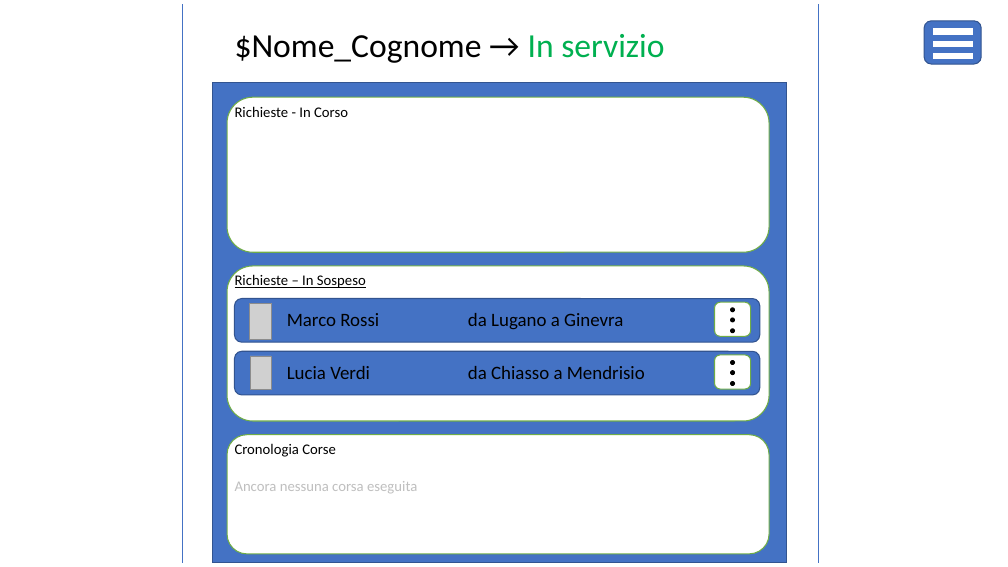
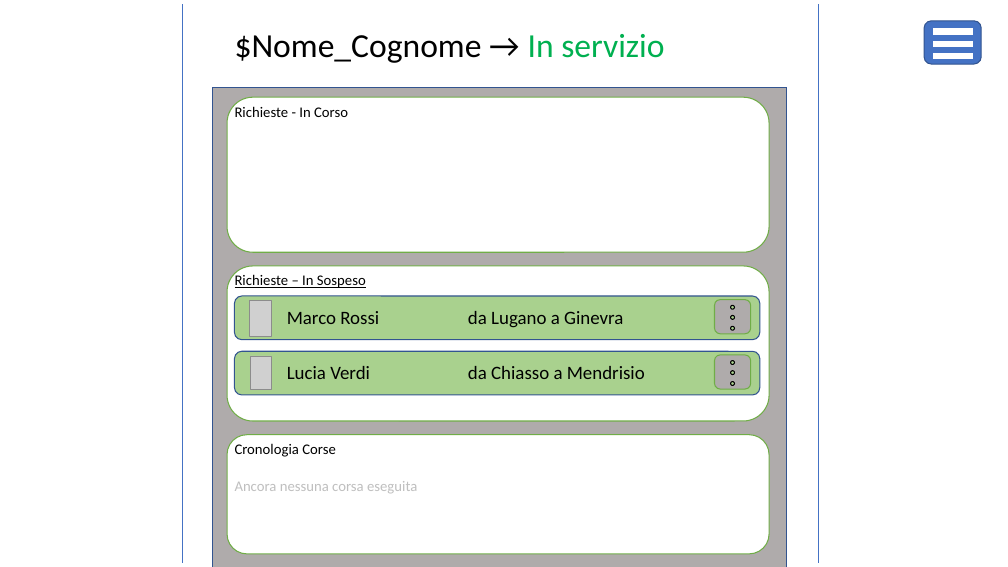
Before and after one commit to giada-pintos/progetto_m306, a slide deck: slide 1 of Mockup Taxi App.pptx. Drawn at 1008x567 pixels with LibreOffice and Linux fonts; fonts in the diff are those of the drawing; grey boxes stand for pictures. Boxes give left, top, right and bottom in pixels: in the first picture for what was removed or moved away, otherwise in the second. Text is boxed around its words. In the diff, an @@ line names an element or a change of style, - is before the commit and + after.

```diff
--- a/Mockup Taxi App.pptx
+++ b/Mockup Taxi App.pptx
@@ rectangle: place and size @@
-rectangle at (213, 82, 787, 563)
+rectangle at (213, 87, 787, 567)
@@ rectangle at (213, 87, 787, 567): fill #4472C4 to #AFABAB @@
@@ rounded rectangle at (234, 296, 760, 340): fill #4472C4 to #A9D18E @@
@@ rounded rectangle at (715, 299, 751, 333): fill #FFFFFF to #AFABAB @@
@@ rounded rectangle: place and size @@
-rounded rectangle at (715, 302, 751, 337)
+rounded rectangle at (715, 299, 751, 333)
@@ fill #000000 to #A9D18E in 6 elements at (730, 361, 734, 364), (730, 371, 734, 374), (730, 382, 734, 386), (730, 327, 734, 330), (730, 306, 734, 309), (730, 315, 734, 319) @@
@@ rounded rectangle at (234, 352, 760, 395): fill #4472C4 to #A9D18E @@
@@ rounded rectangle at (715, 355, 751, 389): fill #FFFFFF to #AFABAB @@
```
Also in this commit, not shown: 1 other slide changed, 1 slide added.
